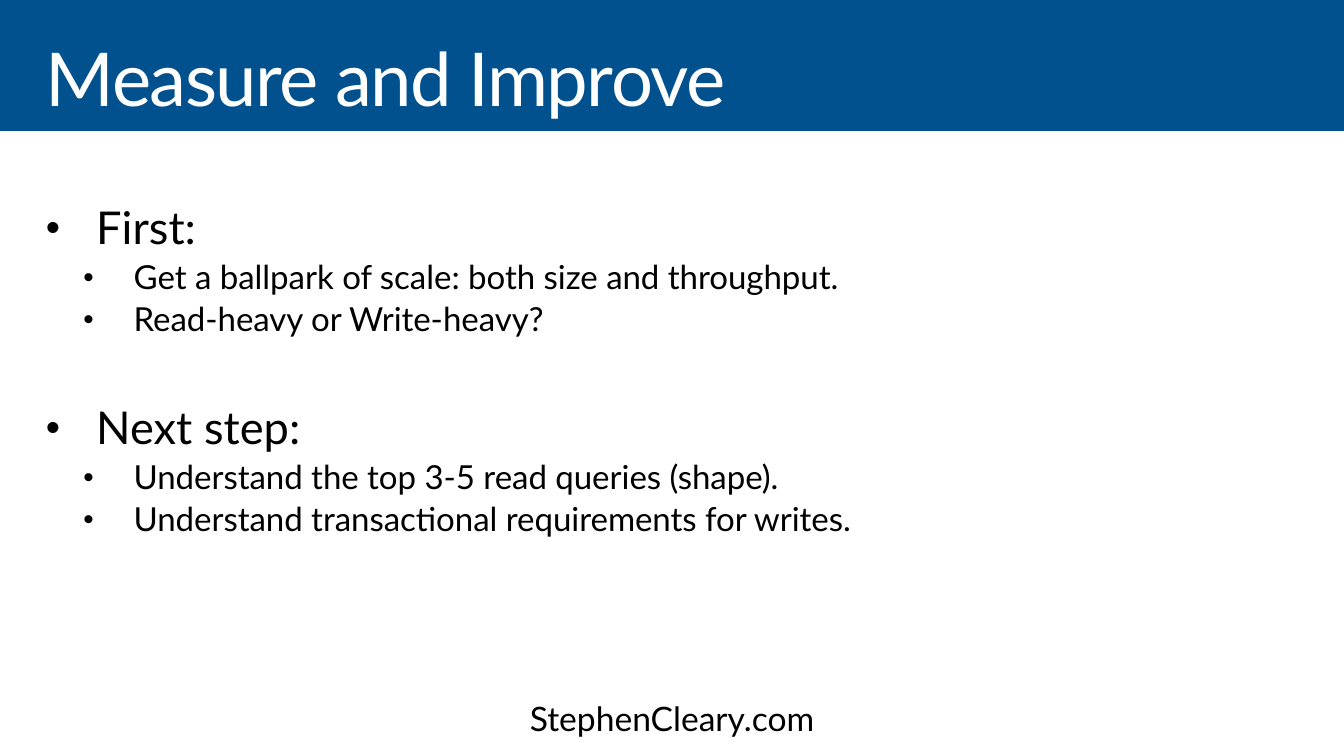
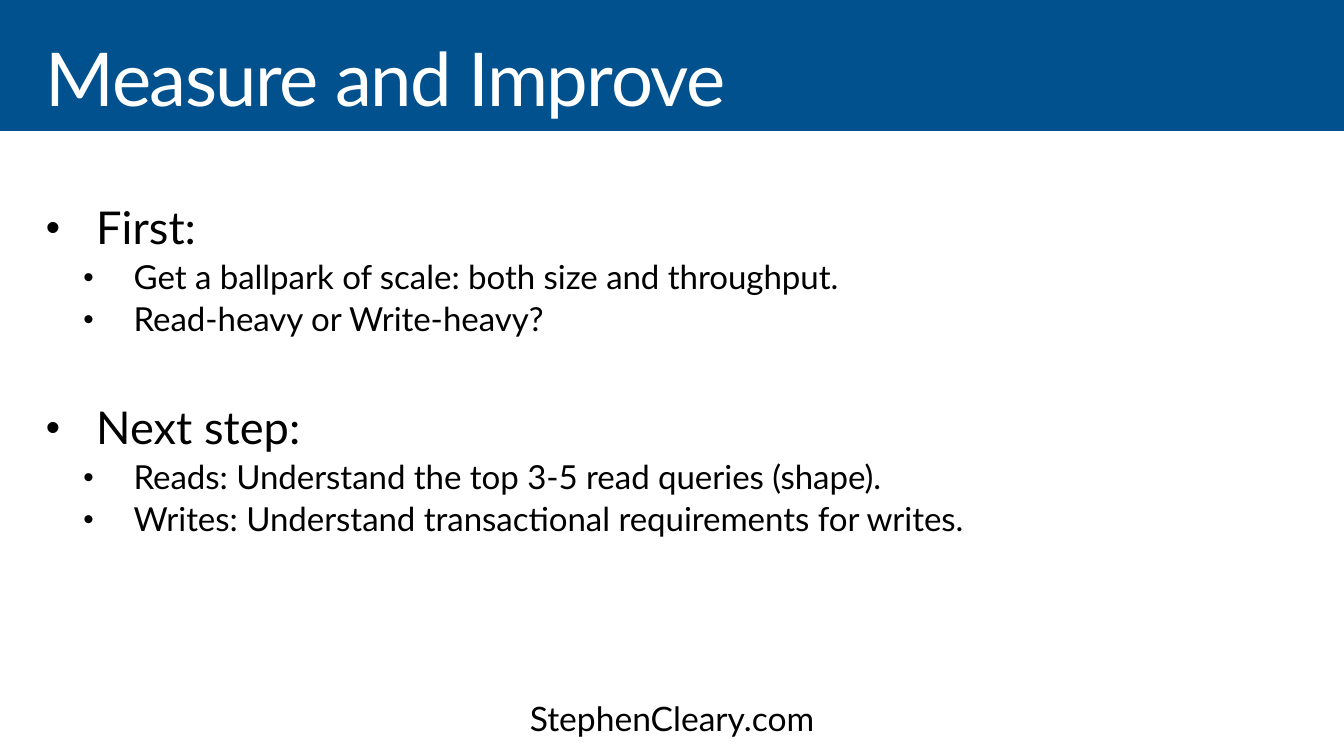
Before and after one commit to StephenCleary/Presentations, a slide deck: slide 39 of CosmosDB/CosmosDB - 16.9.pptx (slide 38 before the commit). Drawn at 1344x756 pixels with LibreOffice and Linux fonts; fonts in the diff are those of the drawing. Boxes give left, top, right and bottom in pixels: in the first picture for what was removed or moved away, otherwise in the second. Text is boxed around its words. In the diff, an @@ line names an element or a change of style, - is before the commit and + after.

```diff
--- a/CosmosDB/CosmosDB - 16.9.pptx
+++ b/CosmosDB/CosmosDB - 16.9.pptx
@@ text at (134,463,964,537): text changed @@
-  • Understand the top 3-5 read queries (shape).
-  • Understand transactional requirements for writes.
+  • Reads: Understand the top 3-5 read queries (shape).
+  • Writes: Understand transactional requirements for writes.
```
Also in this commit, not shown: 23 other slides changed, 3 slides added, 5 other files.
